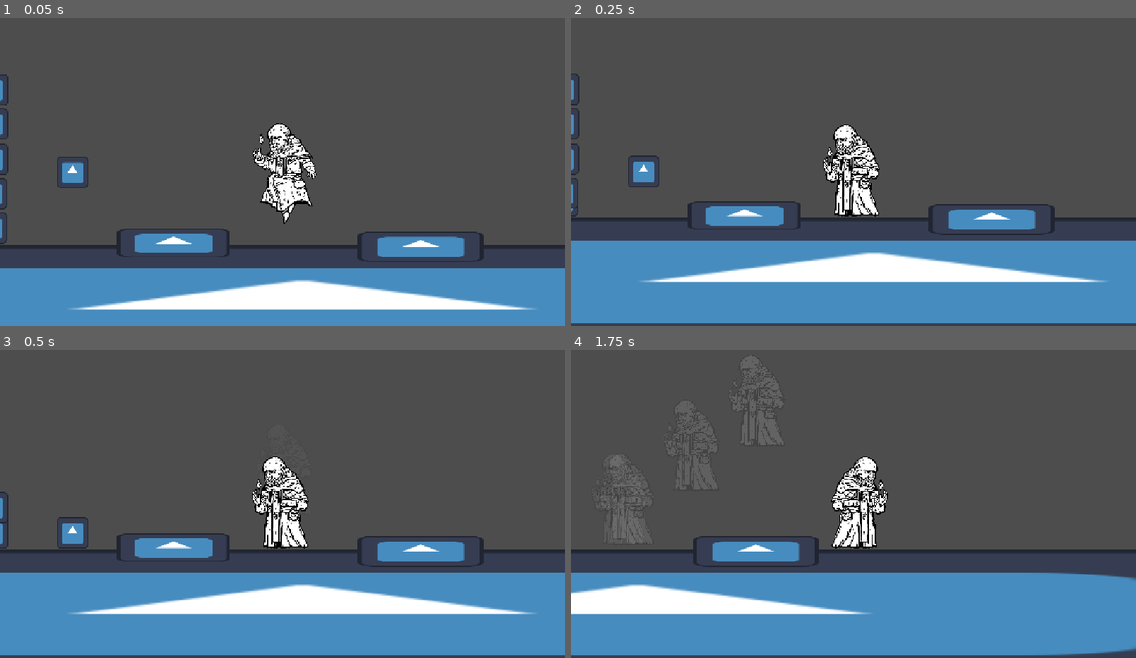
Above: before the commit, frames 1-4 (two rows, left to right).
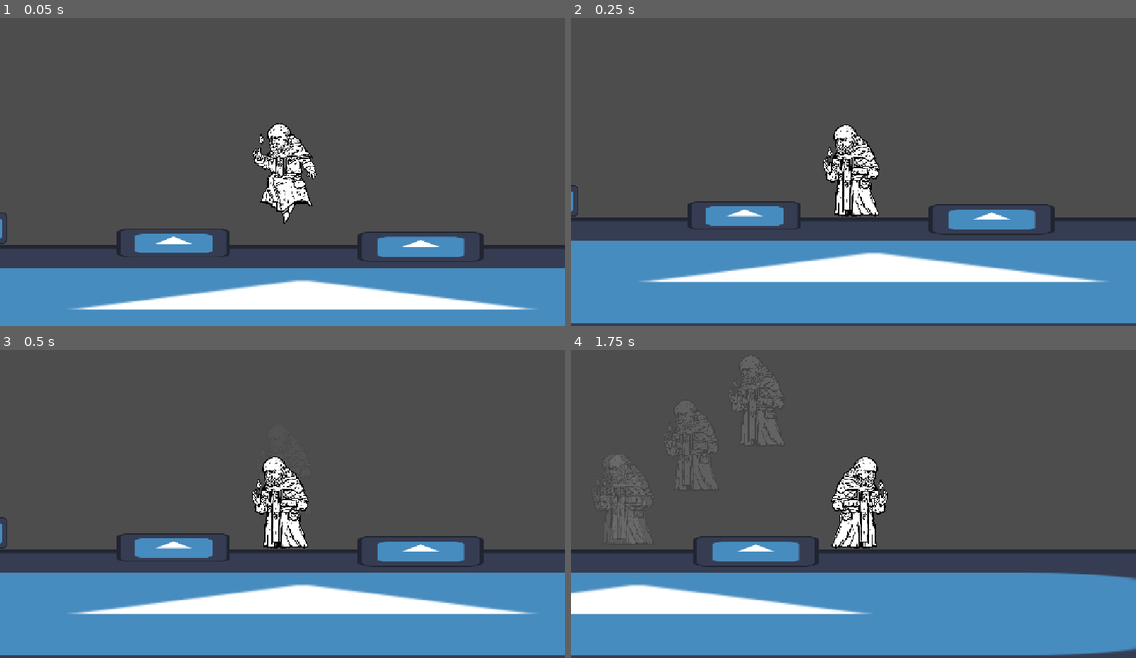
Above: after the commit, the same moments.

Repository: gostke/timeverns
Game: Godot game, scene res://levels/test_level.tscn
The game is run twice, just before and just after one commit, with the same random seed, the same clock (stepped at 60 frames per second) and the same inputs. This scene is started directly instead of the project's main scene. The engine's default icon, where the game draws it, is replaced by a stand-in: a white triangle on a blue panel in a dark square.
Inputs:
- Up to frame 1 (0.05 s): no input
- Up to frame 2 (0.25 s): no input
- Up to frame 3 (0.5 s): no input
- Up to frame 4 (1.75 s): hold D (right) from 0.53 s (still down); tap 1 (clone_1) at 0.6 s; tap W (up) at 0.77, 1.52 s; tap Q (drop) at 1.35 s

The runs differ from the first frame. In frame 1, 0.5% of the frame differs, in the area x 0-16%, y 18-63%; in frame 2, 0.5%; in frame 3, 0.4%; in frame 4, nothing differs.

Commit message:
bomb spawner

Diff:
--- /dev/null
+++ b/levels/interactable/bomb_spawner.gd
@@ -0,0 +1,15 @@
+extends Area2D
+
+@onready var bomb_scene := preload("uid://6ci323i4f7tr")
+@onready var timer: Timer = $Timer
+
+func _process(_delta: float) -> void:
+	var bombs_nearby: bool = get_overlapping_bodies().any(
+		func(bomb):
+			return bomb is Bomb
+	)
+	if timer.is_stopped() and !bombs_nearby:
+		var new_bomb:= bomb_scene.instantiate()
+		get_tree().current_scene.get_node("Items").add_child(new_bomb)
+		new_bomb.global_position = global_position
+		timer.start()
--- /dev/null
+++ b/levels/interactable/bomb_spawner.tscn
@@ -0,0 +1,23 @@
+[gd_scene load_steps=4 format=3 uid="uid://bq14l4vblqgal"]
+
+[ext_resource type="Texture2D" uid="uid://bqxn11rl4ljcr" path="res://icon.svg" id="1_23jca"]
+[ext_resource type="Script" uid="uid://be4rfh63eyhtl" path="res://levels/interactable/bomb_spawner.gd" id="1_qs4pr"]
+
+[sub_resource type="RectangleShape2D" id="RectangleShape2D_qs4pr"]
+size = Vector2(64, 65)
+
+[node name="BombSpawner" type="Area2D"]
+collision_layer = 0
+collision_mask = 4
+script = ExtResource("1_qs4pr")
+
+[node name="Sprite2D" type="Sprite2D" parent="."]
+scale = Vector2(0.5, 0.5)
+texture = ExtResource("1_23jca")
+
+[node name="CollisionShape2D" type="CollisionShape2D" parent="."]
+position = Vector2(0, -0.5)
+shape = SubResource("RectangleShape2D_qs4pr")
+
+[node name="Timer" type="Timer" parent="."]
+one_shot = true
--- a/levels/test_level.tscn
+++ b/levels/test_level.tscn
@@ -5,8 +5,8 @@
 [ext_resource type="PackedScene" uid="uid://efahif683vjg" path="res://player/human.tscn" id="3_gmgay"]
 [ext_resource type="PackedScene" uid="uid://tfal2q2qqu0e" path="res://items/test_item.tscn" id="4_w7r7j"]
 [ext_resource type="PackedScene" uid="uid://dw6qwrqm6i7u8" path="res://levels/interactable/moving_platform.tscn" id="5_o6mel"]
-[ext_resource type="PackedScene" uid="uid://6ci323i4f7tr" path="res://items/bomb.tscn" id="5_ur00s"]
 [ext_resource type="PackedScene" uid="uid://cbro1fup3i8uv" path="res://levels/pressure_plate.tscn" id="6_e7anx"]
+[ext_resource type="PackedScene" uid="uid://bq14l4vblqgal" path="res://levels/interactable/bomb_spawner.tscn" id="8_wndkh"]
 
 [sub_resource type="WorldBoundaryShape2D" id="WorldBoundaryShape2D_46lwt"]
 
@@ -31,7 +31,10 @@
 scale = Vector2(11.7578125, 1)
 texture = ExtResource("2_x25rp")
 
-[node name="Human" parent="." index="2" instance=ExtResource("3_gmgay")]
+[node name="BombSpawner" parent="." index="2" instance=ExtResource("8_wndkh")]
+position = Vector2(-412, -33)
+
+[node name="Human" parent="." index="3" instance=ExtResource("3_gmgay")]
 position = Vector2(-20, -28)
 is_player = true
 
@@ -42,28 +45,7 @@
 [node name="TestItem" parent="Items" index="0" instance=ExtResource("4_w7r7j")]
 position = Vector2(-317, -17)
 
-[node name="TestItem3" parent="Items" index="1" instance=ExtResource("4_w7r7j")]
-position = Vector2(-317, -52)
-
-[node name="TestItem4" parent="Items" index="2" instance=ExtResource("4_w7r7j")]
-position = Vector2(-316, -87)
-
-[node name="TestItem5" parent="Items" index="3" instance=ExtResource("4_w7r7j")]
-position = Vector2(-316, -123)
-
-[node name="TestItem6" parent="Items" index="4" instance=ExtResource("4_w7r7j")]
-position = Vector2(-316, -158)
-
-[node name="TestItem7" parent="Items" index="5" instance=ExtResource("4_w7r7j")]
-position = Vector2(-316, -158)
-
-[node name="TestItem2" parent="Items" index="6" instance=ExtResource("4_w7r7j")]
-position = Vector2(-234, -74)
-
-[node name="Bomb" parent="Items" index="7" instance=ExtResource("5_ur00s")]
-position = Vector2(-358, -15)
-
-[node name="Path2D" type="Path2D" parent="." index="5"]
+[node name="Path2D" type="Path2D" parent="." index="6"]
 curve = SubResource("Curve2D_e7anx")
 
 [node name="MovingPlatform" parent="Path2D" index="0" node_paths=PackedStringArray("switch") instance=ExtResource("5_o6mel")]
@@ -80,5 +62,5 @@
 [node name="CollisionShape2D" type="CollisionShape2D" parent="Path2D/MovingPlatform/AnimatableBody2D" index="0"]
 shape = SubResource("RectangleShape2D_o6mel")
 
-[node name="PressurePlate" parent="." index="6" instance=ExtResource("6_e7anx")]
+[node name="PressurePlate" parent="." index="7" instance=ExtResource("6_e7anx")]
 position = Vector2(-131, 2)
Not shown, added: levels/interactable/bomb_spawner.gd.uid
